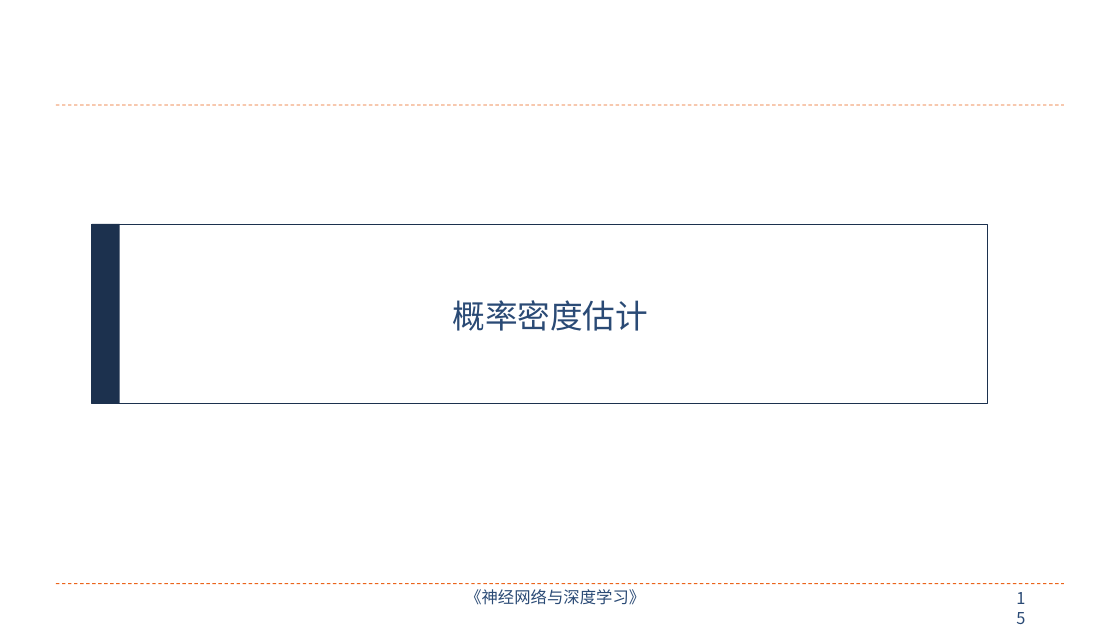
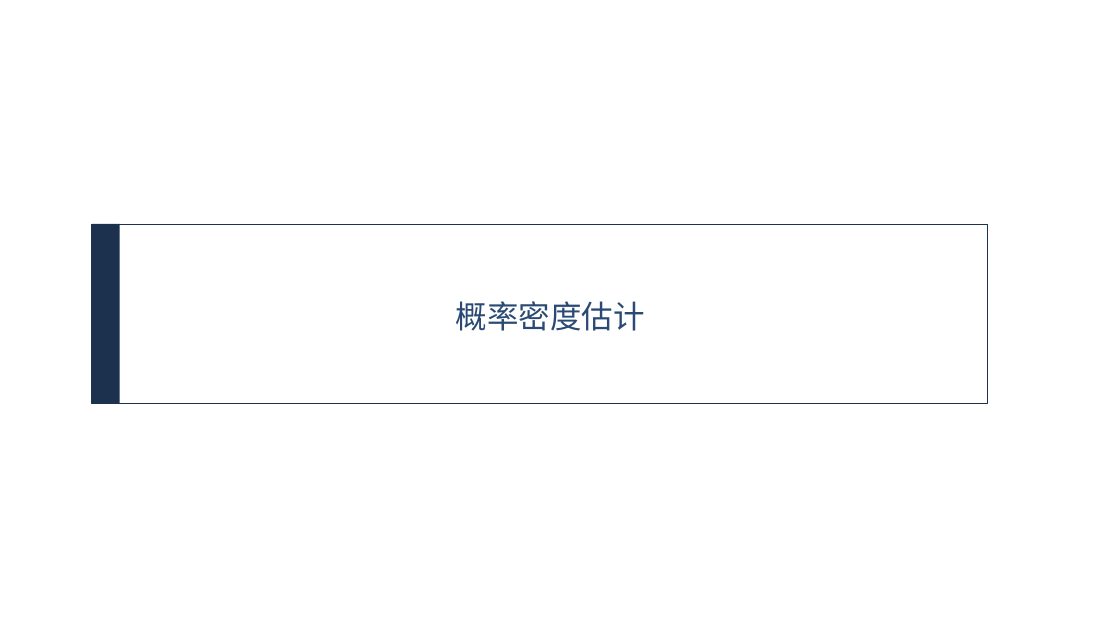
Before and after one commit to nndl/nndl.github.io, a slide deck: slide 16 of ppt/chap-无监督学习.pptx (slide 15 before the commit). Drawn at 1120x630 pixels with LibreOffice and Linux fonts; fonts in the diff are those of the drawing. Boxes give left, top, right and bottom in pixels: in the first picture for what was removed or moved away, otherwise in the second. Text is boxed around its words. In the diff, an @@ line names an element or a change of style, - is before the commit and + after.

```diff
--- a/ppt/chap-无监督学习.pptx
+++ b/ppt/chap-无监督学习.pptx
@@ line removed from (56, 105) to (1065, 105) @@
@@ title "概率密度估计" at box(456, 301, 645, 331): size 28 to 27 pt, font Noto Sans CJK SC to Arial @@
@@ line removed from (56, 584) to (1065, 584) @@
@@ text removed at box(465, 589, 645, 605) @@
-《神经网络与深度学习》
@@ page number removed at box(1008, 585, 1043, 613) @@
-15
```
Also in this commit, not shown: 20 other slides changed, 7 slides added, 6 slides removed, 1 other file.
